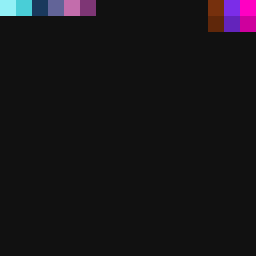
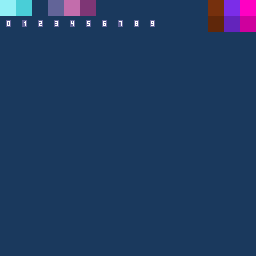
Before/after of a (256, 256) layered artwork. What changed in the layer stack:
added layer "Eingefügte Ebene" above "Background" over [6, 20, 155, 27]
painted on "Background" over [0, 0, 256, 256]
